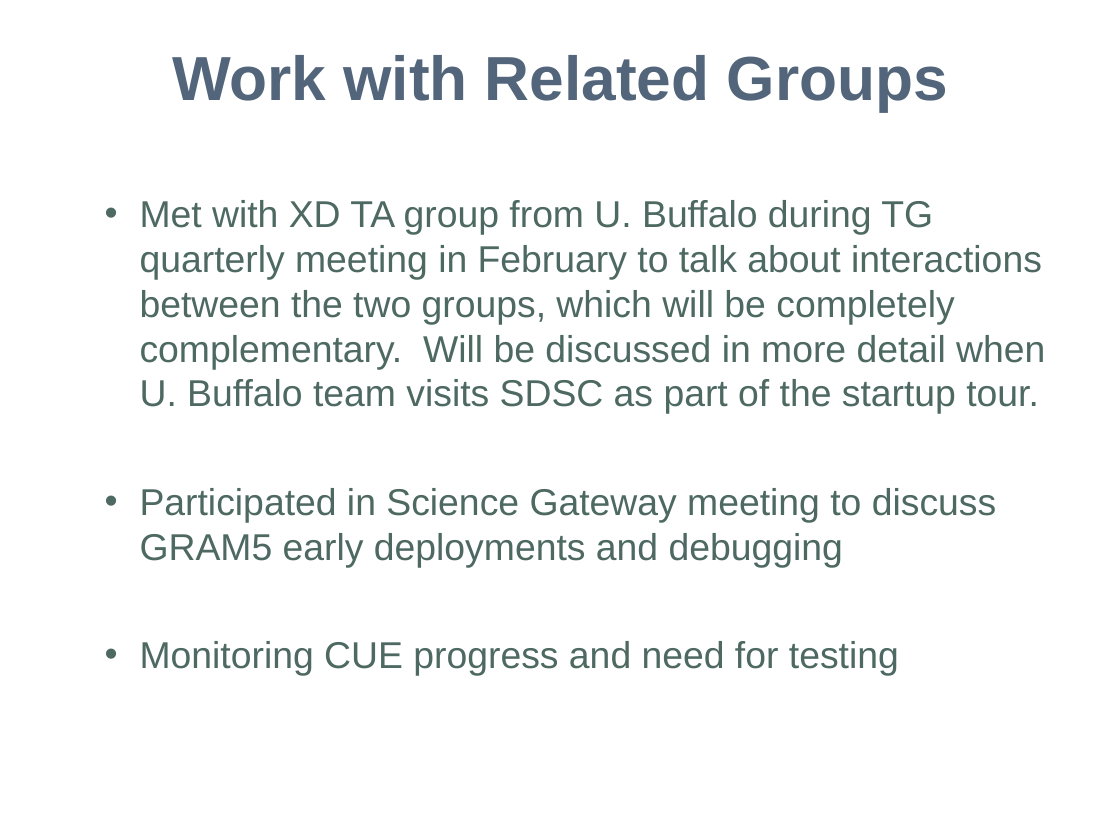
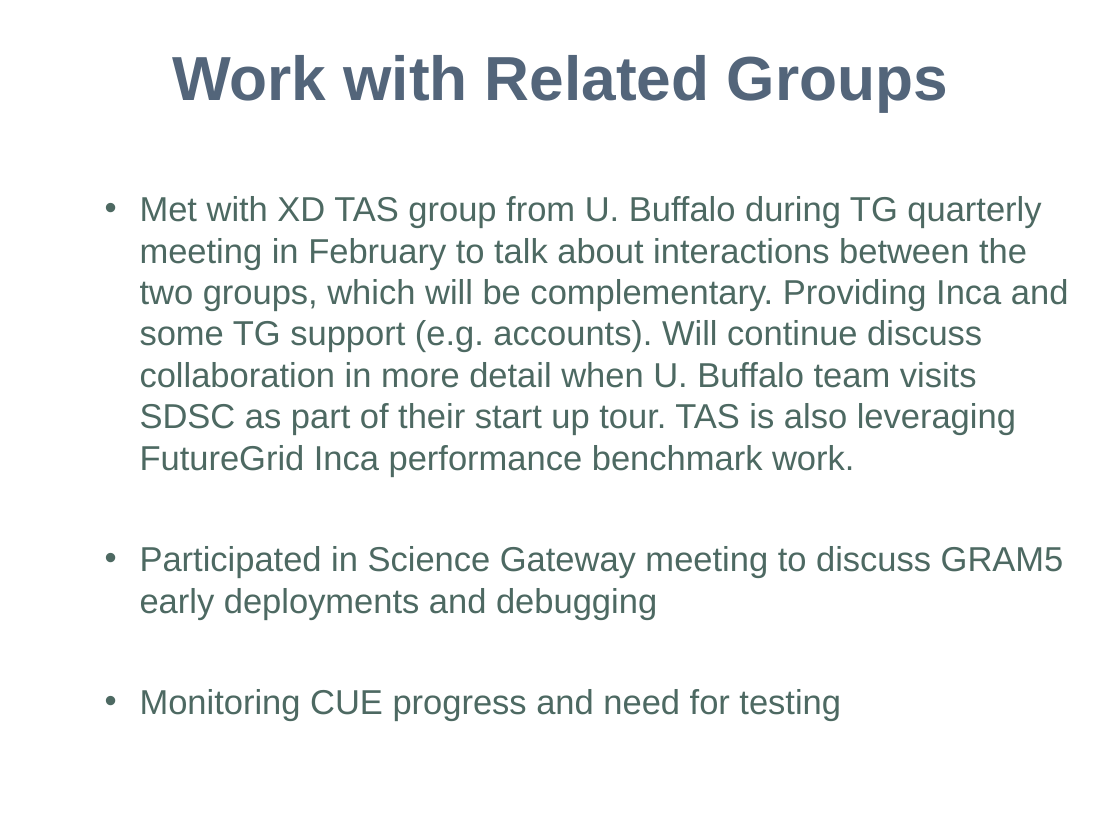
Before and after one commit to IncaProject/inca-xsede, a slide deck: slide 7 of xsede/mgmt/2010/Qa-wg-update-july10.ppt (slide 5 before the commit). Drawn at 1120x840 pixels with LibreOffice and Linux fonts; fonts in the diff are those of the drawing; background and template pictures are left out. Boxes give left, top, right and bottom in pixels: in the first picture for what was removed or moved away, otherwise in the second. Text is boxed around its words. In the diff, an @@ line names an element or a change of style, - is before the commit and + after.

Commit message:
Revised after meeting with Shava

```diff
--- a/xsede/mgmt/2010/Qa-wg-update-july10.ppt
+++ b/xsede/mgmt/2010/Qa-wg-update-july10.ppt
@@ text at [140,196,1069,477]: text changed; size 24 to 22.2 pt @@
-  • Met with XD TA group from U. Buffalo during TG quarterly meeting in February to talk about interactions between the two groups, which will be completely complementary. Will be discussed in more detail when U. Buffalo team visits SDSC as part of the startup tour.
+  • Met with XD TAS group from U. Buffalo during TG quarterly meeting in February to talk about interactions between the two groups, which will be complementary. Providing Inca and some TG support (e.g. accounts). Will continue discuss collaboration in more detail when U. Buffalo team visits SDSC as part of their start up tour. TAS is also leveraging FutureGrid Inca performance benchmark work.
@@ text at [140,546,1064,721]: size 24 to 22.2 pt in "Participated in Science Gateway meeting to discuss ...", "Monitoring CUE progress and need for testing" @@
```
Also in this commit, not shown: 3 other slides changed, 3 slides added.
